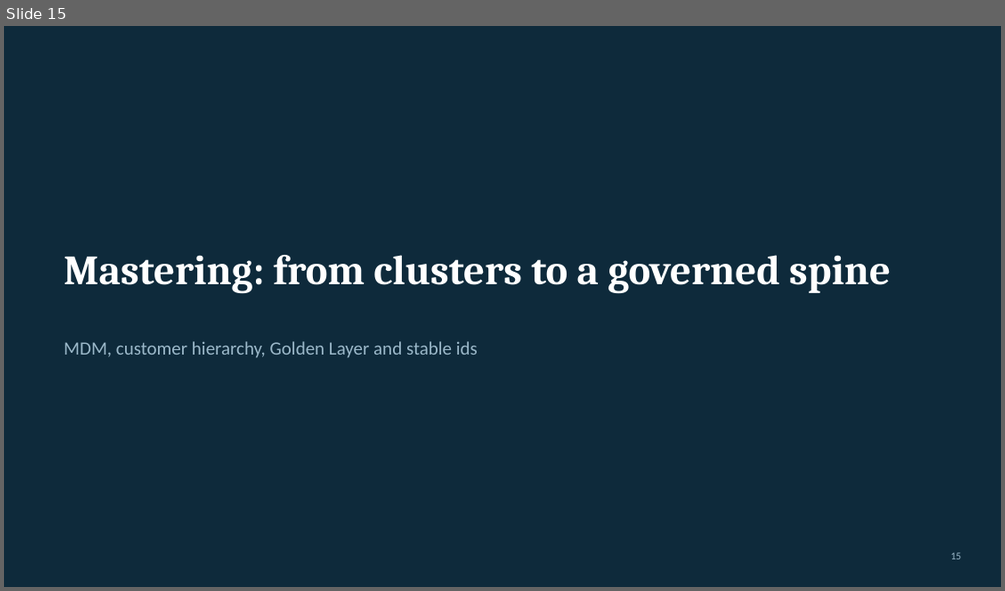
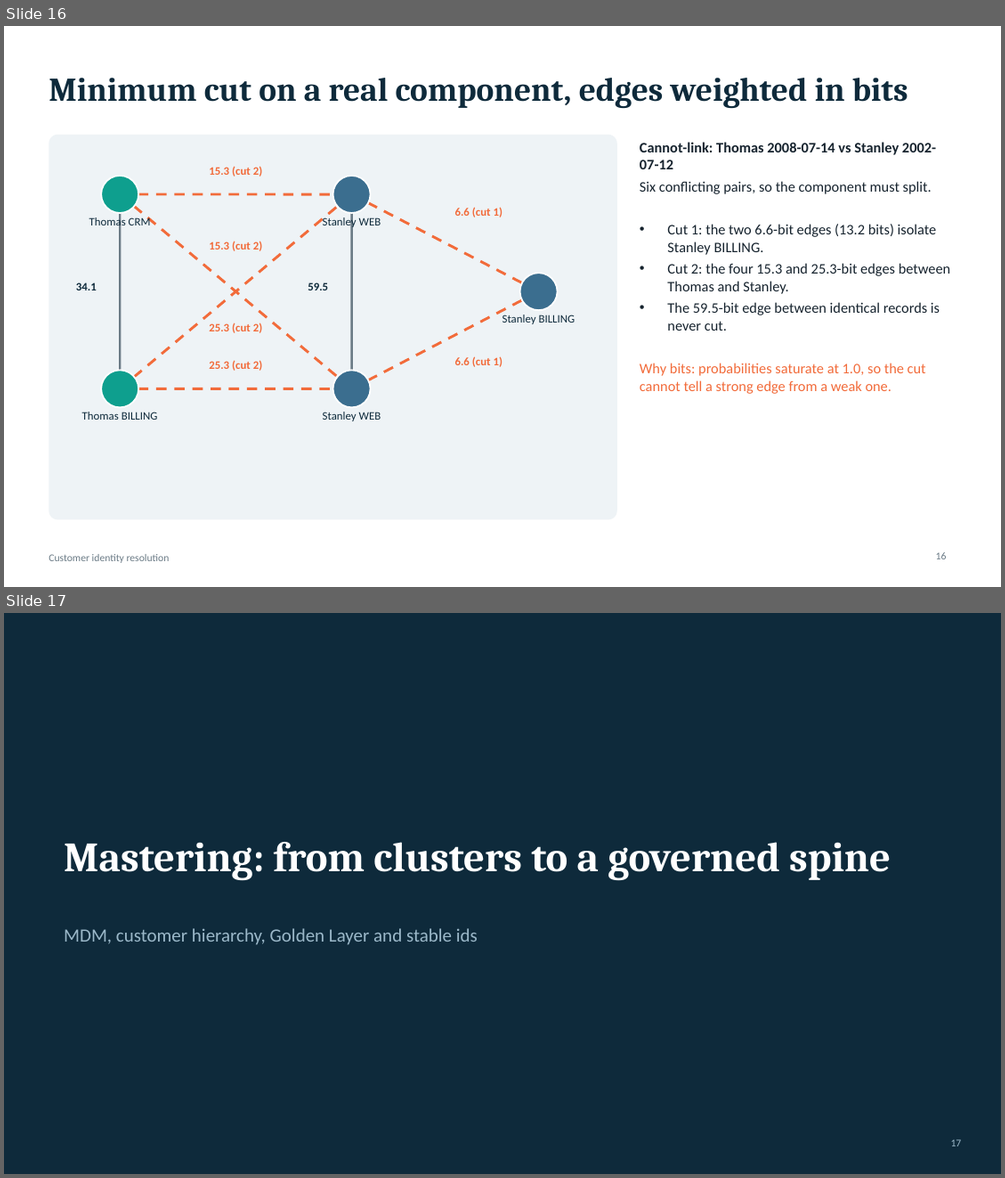
Before and after one commit to olonok69/Entity-Resolution-ML, a slide deck: er-demo/slides/customer-identity-resolution.pptx. Shown one above the other, each under a label of ours: slide 15 before the commit, slides 16 and 17 after it. The pictures are 1005x591 and 1005x1178 pixels, drawn with LibreOffice and Linux fonts; fonts in the diff are those of the drawing. Boxes give left, top, right and bottom in pixels: in the first picture for what was removed or moved away, otherwise in the second. Text is boxed around its words. In the diff, an @@ line names an element or a change of style, - is before the commit and + after.

Commit message:
Explain supervised matching and graph clustering step by step
Rewrite DEMO_GUIDE 3.6 and 3.7 with worked examples from the demo:
pair features for a real pair, thresholds, leakage and calibration;
connected components, chaining, cannot-link rules and a min-cut
walkthrough on a real household component. Use evidence bits instead of
probabilities as graph edge weights and min-cut capacities, and align
the README, video script and deck.

```diff
--- a/er-demo/slides/customer-identity-resolution.pptx
+++ b/er-demo/slides/customer-identity-resolution.pptx
@@ slide 16 added at [4,26,1001,587], background #FFFFFF @@
@@ title added at [48,78,908,109], 32 pt, text #0E2A3B, bold @@
+Minimum cut on a real component, edges weighted in bits
@@ rounded rectangle added at [48,135,617,520], fill #EEF3F6 @@
@@ text added at [639,142,951,394], 14 pt, text #16232E @@
+Cannot-link: Thomas 2008-07-14 vs Stanley 2002-07-12
+Six conflicting pairs, so the component must split.
+• Cut 1: the two 6.6-bit edges (13.2 bits) isolate Stanley BILLING.
+• Cut 2: the four 15.3 and 25.3-bit edges between Thomas and Stanley.
+• The 59.5-bit edge between identical records is never cut.
+Why bits: probabilities saturate at 1.0, so the cut cannot tell a strong edge from a weak one.
@@ ellipse added at [101,176,138,213], fill #0E9F8E, outline #FFFFFF 1.5 pt @@
@@ text added at [209,166,263,176], 11 pt, text #F26B3A, bold @@
+15.3 (cut 2)
@@ ellipse added at [333,176,371,213], fill #3B6E8F, outline #FFFFFF 1.5 pt @@
@@ line added from (120, 194) to (120, 389), #6B7B86 2 pt @@
@@ line added from (120, 389) to (352, 194), #F26B3A 2.5 pt dashed @@
@@ line added from (120, 194) to (352, 194), #F26B3A 2.5 pt dashed @@
@@ line added from (120, 194) to (352, 389), #F26B3A 2.5 pt dashed @@
@@ line added from (352, 194) to (352, 389), #6B7B86 2 pt @@
@@ line added from (352, 194) to (539, 291), #F26B3A 2.5 pt dashed @@
@@ text added at [455,207,502,217], 11 pt, text #F26B3A, bold @@
+6.6 (cut 1)
@@ text added at [89,216,151,229], 11 pt, text #0E2A3B @@
+Thomas CRM
@@ text added at [323,216,381,229], 11 pt, text #0E2A3B @@
+Stanley WEB
@@ text added at [209,240,263,251], 11 pt, text #F26B3A, bold @@
+15.3 (cut 2)
@@ text added at [76,282,97,290], 11 pt, text #0E2A3B, bold @@
+34.1
@@ text added at [307,282,328,290], 11 pt, text #0E2A3B, bold @@
+59.5
@@ line added from (352, 389) to (539, 291), #F26B3A 2.5 pt dashed @@
@@ ellipse added at [520,273,558,310], fill #3B6E8F, outline #FFFFFF 1.5 pt @@
@@ text added at [502,314,575,324], 11 pt, text #0E2A3B @@
+Stanley BILLING
@@ text added at [209,322,263,333], 11 pt, text #F26B3A, bold @@
+25.3 (cut 2)
@@ ellipse added at [101,370,138,408], fill #0E9F8E, outline #FFFFFF 1.5 pt @@
@@ text added at [209,360,263,370], 11 pt, text #F26B3A, bold @@
+25.3 (cut 2)
@@ ellipse added at [333,370,371,408], fill #3B6E8F, outline #FFFFFF 1.5 pt @@
@@ text added at [455,356,502,367], 11 pt, text #F26B3A, bold @@
+6.6 (cut 1)
@@ line added from (120, 389) to (352, 389), #F26B3A 2.5 pt dashed @@
@@ text added at [82,411,158,419], 11 pt, text #0E2A3B @@
+Thomas BILLING
@@ text added at [323,411,381,421], 11 pt, text #0E2A3B @@
+Stanley WEB
@@ text added at [48,554,170,563], 10 pt, text #6B7B86 @@
+Customer identity resolution
@@ page number added at [936,552,947,559], 10 pt, text #6B7B86 @@
+16
@@ what was slide 15 is now slide 17 @@
@@ page number at [951,1139,962,1146]: text changed @@
-15
+17
```
Also in this commit, not shown: 4 slides changed, 1 other slide added, 4 other files.
